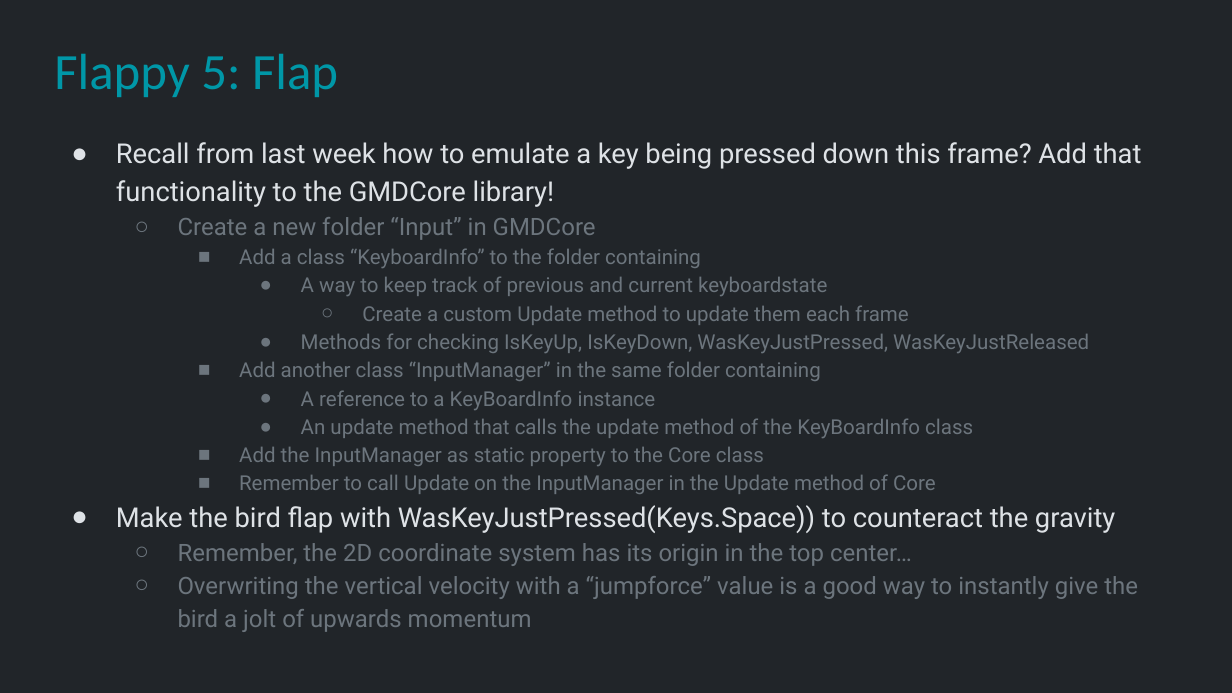
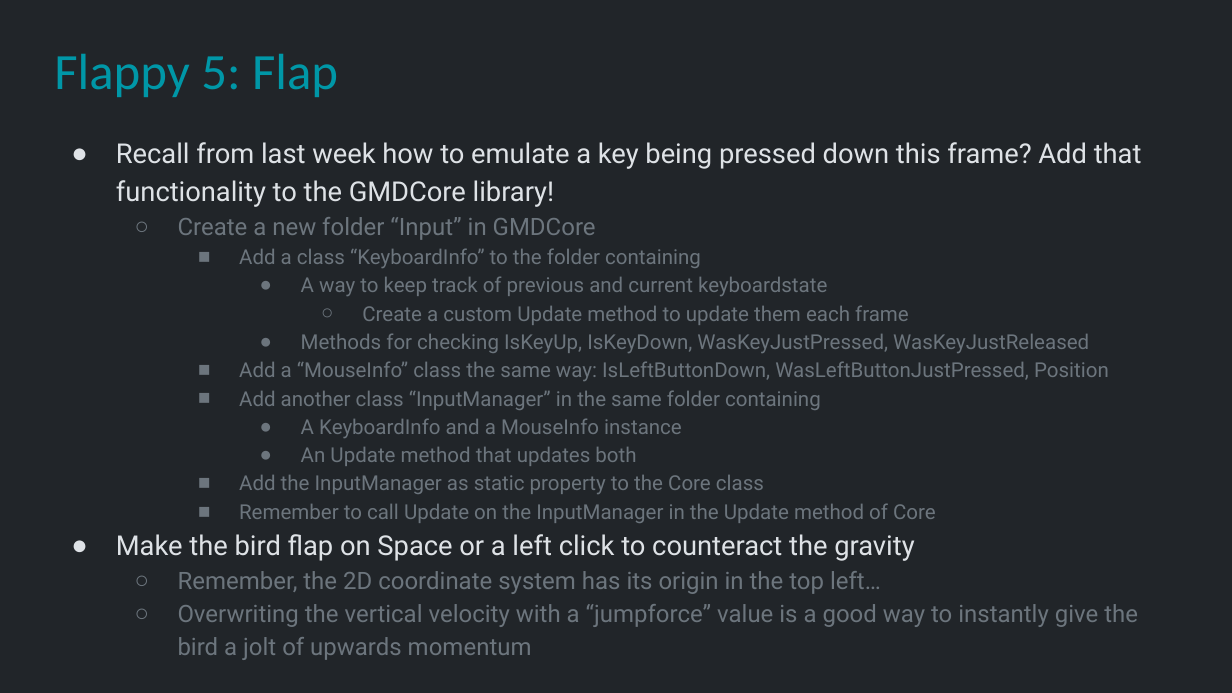
Before and after one commit to Metamate/gar, a slide deck: slide 20 of slides/02 Flappy Bird.pptx. Drawn at 1232x693 pixels with LibreOffice and Linux fonts; fonts in the diff are those of the drawing. Boxes give left, top, right and bottom in pixels: in the first picture for what was removed or moved away, otherwise in the second. Text is boxed around its words. In the diff, an @@ line names an element or a change of style, - is before the commit and + after.

```diff
--- a/slides/02 Flappy Bird.pptx
+++ b/slides/02 Flappy Bird.pptx
@@ text at <box>239,361,1109,381</box>: paragraph added @@
+    ■ Add a “MouseInfo” class the same way: IsLeftButtonDown, WasLeftButtonJustPressed, Position
@@ text at <box>301,418,682,466</box>: text changed @@
-      ● A reference to a KeyBoardInfo instance
-      ● An update method that calls the update method of the KeyBoardInfo class
+      ● A KeyboardInfo and a MouseInfo instance
+      ● An Update method that updates both
@@ text at <box>116,534,914,594</box>: text changed @@
-● Make the bird flap with WasKeyJustPressed(Keys.Space)) to counteract the gravity
-  ○ Remember, the 2D coordinate system has its origin in the top center…
+● Make the bird flap on Space or a left click to counteract the gravity
+  ○ Remember, the 2D coordinate system has its origin in the top left…
```
Also in this commit, not shown: 1 other file.
